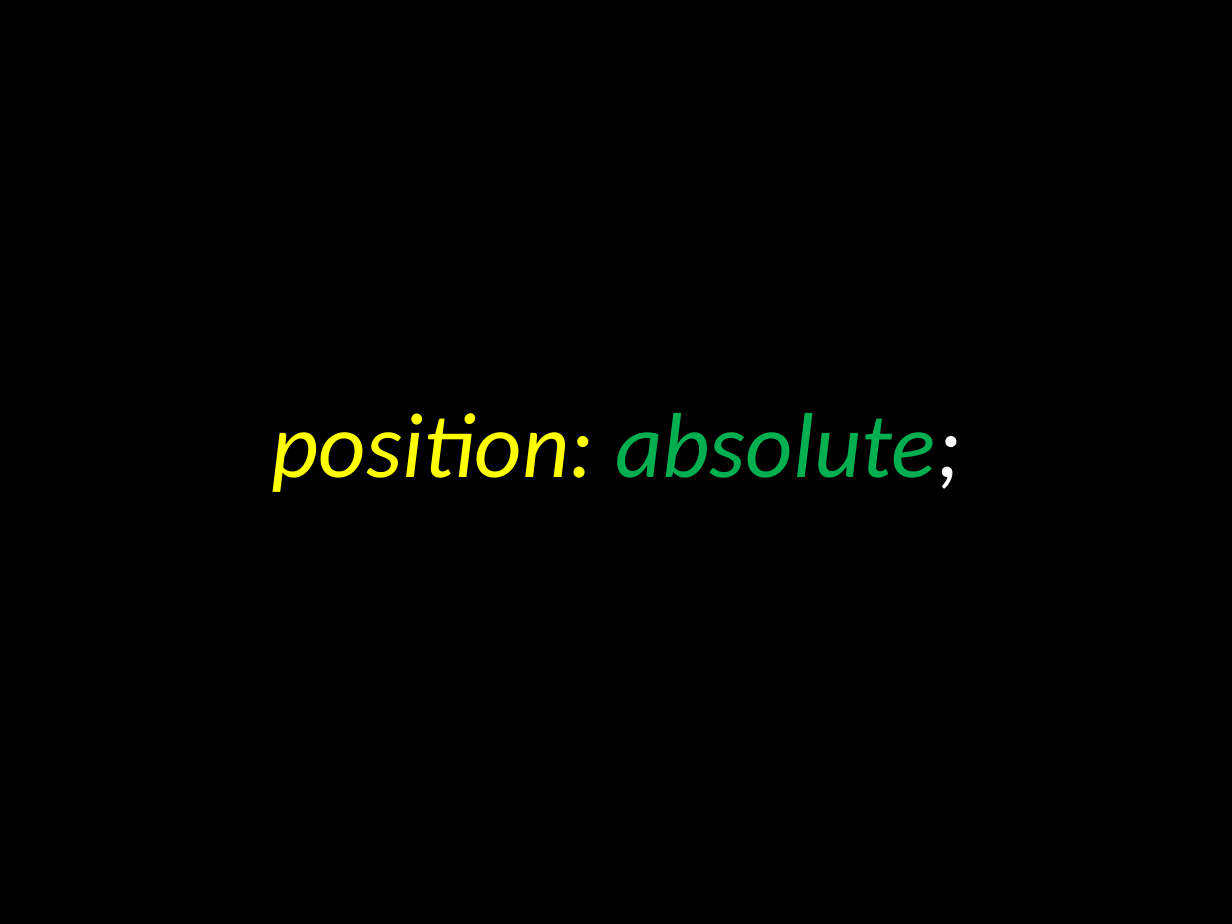
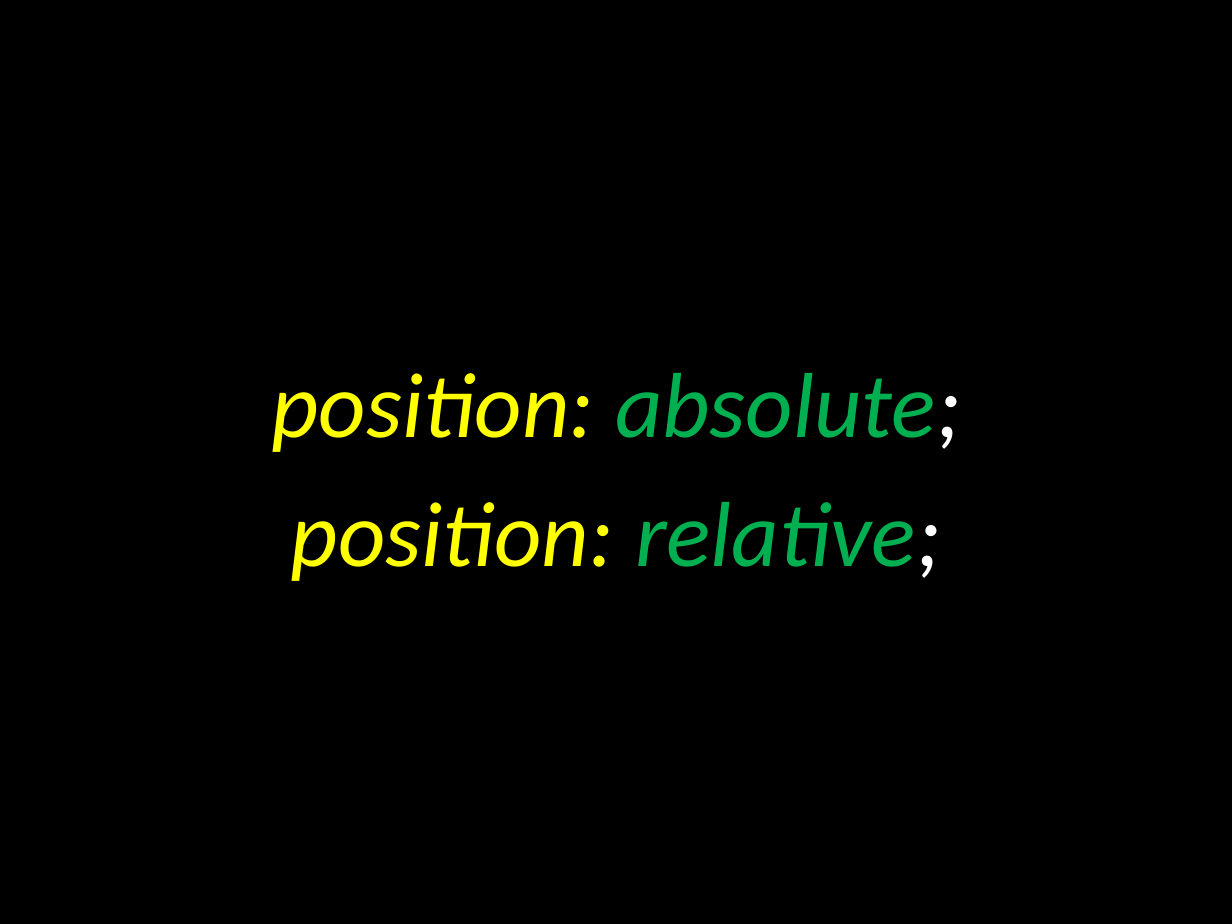
Before and after one commit to elloraCpe/courses, a slide deck: slide 66 of CPEE1/02. Week 2/00. Presentation/Week 2.pptx (slide 65 before the commit). Drawn at 1232x924 pixels with LibreOffice and Linux fonts; fonts in the diff are those of the drawing. Boxes give left, top, right and bottom in pixels: in the first picture for what was removed or moved away, otherwise in the second. Text is boxed around its words. In the diff, an @@ line names an element or a change of style, - is before the commit and + after.

```diff
--- a/CPEE1/02. Week 2/00. Presentation/Week 2.pptx
+++ b/CPEE1/02. Week 2/00. Presentation/Week 2.pptx
@@ text "position: absolute;" moved from (x1=271, y1=413, x2=960, y2=492) to (x1=271, y1=373, x2=960, y2=452) @@
@@ text added at (x1=291, y1=502, x2=941, y2=581), 54 pt, text #FFFF00, italic @@
+position: relative;
```
Also in this commit, not shown: 18 other slides changed, 5 slides added, 59 other files.
